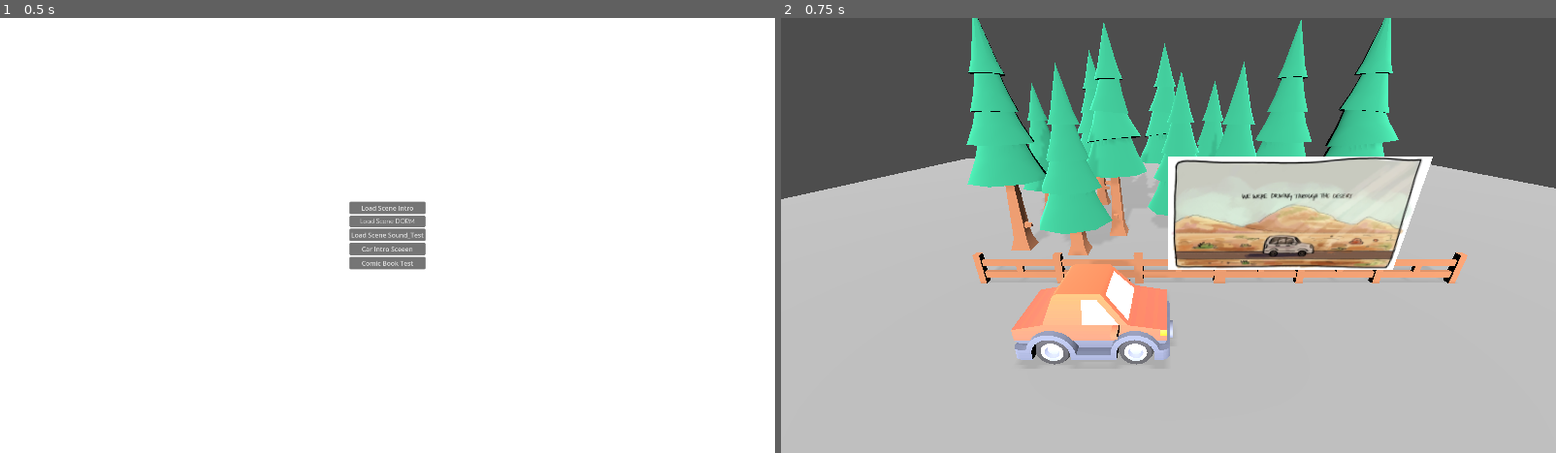
Above: before the commit, frames 1-2 (left to right).
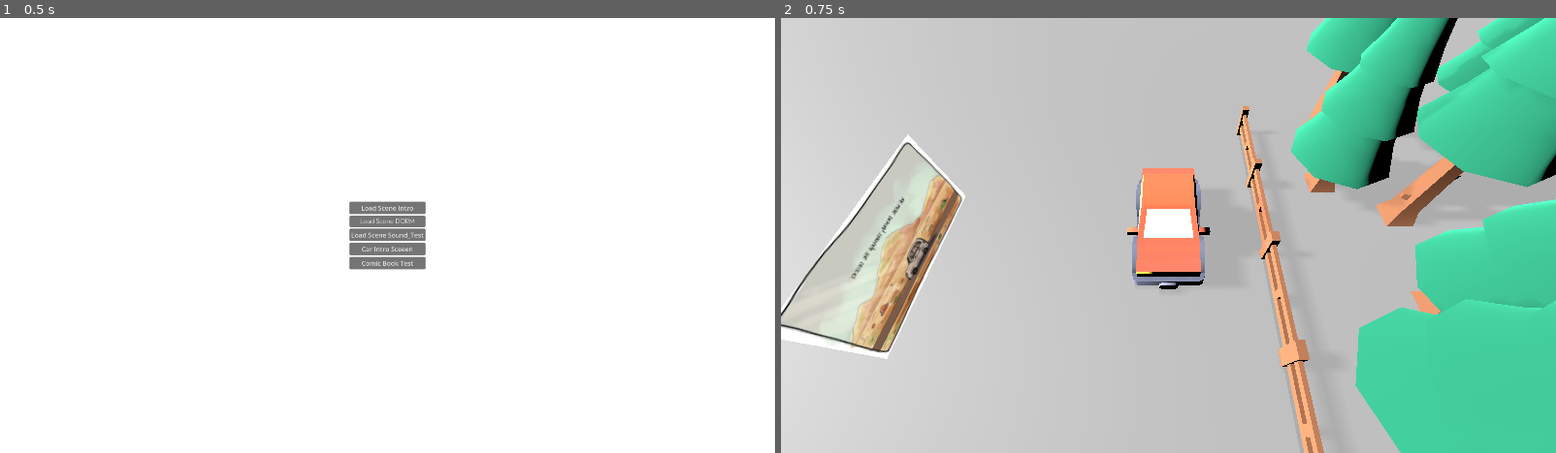
Above: after the commit, the same moments.

Repository: StudioBiwako/greenhill
Game: Godot game, scene res://levels/main_menu/game_opening.tscn
The game is run twice, just before and just after one commit, with the same random seed, the same clock (stepped at 60 frames per second) and the same inputs.
Inputs:
- Up to frame 1 (0.5 s): no input
- Up to frame 2 (0.75 s): click "Comic Book Test" at 0.5 s

Frame 1 is identical in both runs. In frame 2, 69% of the frame differs, in the area x 0-100%, y 0-100%.

Commit message:
fixed rendering but with Sprite3D component not rendering

Diff:
--- a/components/Cameras/centerCamera/CenterCamera.tscn
+++ b/components/Cameras/centerCamera/CenterCamera.tscn
@@ -15,6 +15,7 @@
 shader_parameter/light_direction = Vector3(-0.96, -0.18, 0.2)
 
 [sub_resource type="QuadMesh" id="QuadMesh_c8tqm"]
+lightmap_size_hint = Vector2i(12, 12)
 material = SubResource("ShaderMaterial_knxmn")
 flip_faces = true
 size = Vector2(2, 2)
--- a/components/ComicBookPanel/ComicBookPanel.tscn
+++ b/components/ComicBookPanel/ComicBookPanel.tscn
@@ -1,8 +1,11 @@
-[gd_scene load_steps=2 format=3 uid="uid://c6fv8ygr58viq"]
+[gd_scene load_steps=3 format=3 uid="uid://c6fv8ygr58viq"]
 
 [ext_resource type="Script" path="res://components/ComicBookPanel/ComicBookPanel.gd" id="1_l5kjx"]
+[ext_resource type="Texture2D" uid="uid://b1yb4yv4lfpfb" path="res://components/ComicBookPanel/alannaComicTest.png" id="2_nfhnj"]
 
 [node name="ComicBookPanel" type="Node3D"]
 script = ExtResource("1_l5kjx")
 
 [node name="Sprite3D" type="Sprite3D" parent="."]
+render_priority = 1
+texture = ExtResource("2_nfhnj")
--- a/levels/carShaderArtTest/CarShaderArtTest.tscn
+++ b/levels/carShaderArtTest/CarShaderArtTest.tscn
@@ -1,8 +1,10 @@
-[gd_scene load_steps=12 format=3 uid="uid://dht3itt6v8jic"]
+[gd_scene load_steps=14 format=3 uid="uid://dht3itt6v8jic"]
 
 [ext_resource type="PackedScene" uid="uid://cc5tcvmhfg74c" path="res://components/Models/TestPlane/plane.tscn" id="1_7i035"]
 [ext_resource type="PackedScene" uid="uid://bhq8bb1ua5bhd" path="res://components/Models/Sedan/sedan.tscn" id="2_1t4in"]
+[ext_resource type="PackedScene" uid="uid://c6fv8ygr58viq" path="res://components/ComicBookPanel/ComicBookPanel.tscn" id="3_pfuqw"]
 [ext_resource type="PackedScene" uid="uid://m8mqr5fyqgje" path="res://components/Cameras/centerCamera/CenterCamera.tscn" id="3_sg6c3"]
+[ext_resource type="Texture2D" uid="uid://b1yb4yv4lfpfb" path="res://components/ComicBookPanel/alannaComicTest.png" id="4_6aeq7"]
 [ext_resource type="PackedScene" uid="uid://cxacmgyxadq2k" path="res://components/Models/Trees/GLTF format/fence.glb" id="5_k4pm8"]
 [ext_resource type="PackedScene" uid="uid://bvtg2apc0jv8c" path="res://components/Models/Trees/GLTF format/tree.glb" id="6_tn2hy"]
 [ext_resource type="PackedScene" uid="uid://dskjo0p3unb6r" path="res://components/Models/Trees/GLTF format/lantern.glb" id="7_1nb3e"]
@@ -29,6 +31,10 @@
 size = Vector2i(640, 360)
 render_target_update_mode = 4
 
+[node name="ComicBookPanel" parent="SubViewportContainer/SubViewport" instance=ExtResource("3_pfuqw")]
+transform = Transform3D(0.3, 0, 0, 0, 0.3, 0, 0, 0, 0.3, 0.764768, 1.41559, -1.41773)
+comicTexture = ExtResource("4_6aeq7")
+
 [node name="DirectionalLight3D" type="DirectionalLight3D" parent="SubViewportContainer/SubViewport"]
 transform = Transform3D(1, 0, 0, 0, 0.643723, 0.765259, 0, -0.765259, 0.643723, 0, 17.4458, 19.0313)
 light_energy = 2.0
@@ -41,70 +47,72 @@
 transform = Transform3D(-3.27835e-08, 2.6159e-16, 0.75, 2.6159e-16, 0.75, -2.6159e-16, -0.75, 2.6159e-16, -3.27835e-08, 2.08165e-12, 2.08165e-12, -0.277402)
 visible = false
 
-[node name="CenterCamera3D" parent="SubViewportContainer/SubViewport" node_paths=PackedStringArray("centerObject") instance=ExtResource("3_sg6c3")]
-transform = Transform3D(1, 0, 0, 0, 1, 0, 0, 0, 1, -3.53852, 0.0146324, 2.58451)
-centerObject = NodePath("../../../suv")
+[node name="Node" type="Node" parent="SubViewportContainer/SubViewport"]
 
-[node name="fence2" parent="." instance=ExtResource("5_k4pm8")]
+[node name="fence2" parent="SubViewportContainer/SubViewport/Node" instance=ExtResource("5_k4pm8")]
 transform = Transform3D(-8.74228e-08, 6.97574e-16, 2, 6.97574e-16, 2, -6.97574e-16, -2, 6.97574e-16, -8.74228e-08, -1.30296, 0.0146324, -2.69429)
 
-[node name="fence2" parent="fence2" instance=ExtResource("5_k4pm8")]
+[node name="fence2" parent="SubViewportContainer/SubViewport/Node/fence2" instance=ExtResource("5_k4pm8")]
 transform = Transform3D(1, -3.48787e-16, 0, 3.48787e-16, 1, -3.48787e-16, 0, 3.48787e-16, 1, 0, 0, 0.934975)
 
-[node name="fence2" parent="fence2/fence2" instance=ExtResource("5_k4pm8")]
+[node name="fence2" parent="SubViewportContainer/SubViewport/Node/fence2/fence2" instance=ExtResource("5_k4pm8")]
 transform = Transform3D(1, -3.48787e-16, 0, 3.48787e-16, 1, -3.48787e-16, 0, 3.48787e-16, 1, 0, 0, 0.934975)
 
-[node name="fence3" parent="." instance=ExtResource("5_k4pm8")]
+[node name="fence3" parent="SubViewportContainer/SubViewport/Node" instance=ExtResource("5_k4pm8")]
 transform = Transform3D(-8.74228e-08, 6.97574e-16, 2, 6.97574e-16, 2, -6.97574e-16, -2, 6.97574e-16, -8.74228e-08, -1.30296, 0.0146324, 0.2026)
 visible = false
 
-[node name="fence2" parent="fence3" instance=ExtResource("5_k4pm8")]
+[node name="fence2" parent="SubViewportContainer/SubViewport/Node/fence3" instance=ExtResource("5_k4pm8")]
 transform = Transform3D(1, -3.48787e-16, 0, 3.48787e-16, 1, -3.48787e-16, 0, 3.48787e-16, 1, 0, 0, 0.934975)
 
-[node name="fence2" parent="fence3/fence2" instance=ExtResource("5_k4pm8")]
+[node name="fence2" parent="SubViewportContainer/SubViewport/Node/fence3/fence2" instance=ExtResource("5_k4pm8")]
 transform = Transform3D(1, -3.48787e-16, 0, 3.48787e-16, 1, -3.48787e-16, 0, 3.48787e-16, 1, 0, 0, 0.934975)
 
-[node name="tree2" parent="." instance=ExtResource("6_tn2hy")]
+[node name="tree2" parent="SubViewportContainer/SubViewport/Node" instance=ExtResource("6_tn2hy")]
 transform = Transform3D(1, 0, 0, 0, 1, 0, 0, 0, 1, -1.35699, 0.0146324, -2.43059)
 
-[node name="tree3" parent="." instance=ExtResource("6_tn2hy")]
+[node name="tree3" parent="SubViewportContainer/SubViewport/Node" instance=ExtResource("6_tn2hy")]
 transform = Transform3D(1, 0, 0, 0, 1, 0, 0, 0, 1, 0.265294, 0.0146324, -2.74395)
 
-[node name="tree4" parent="." instance=ExtResource("6_tn2hy")]
+[node name="tree4" parent="SubViewportContainer/SubViewport/Node" instance=ExtResource("6_tn2hy")]
 transform = Transform3D(1, 0, 0, 0, 1, 0, 0, 0, 1, 1.65662, 0.0146324, -2.87604)
 
-[node name="tree5" parent="." instance=ExtResource("6_tn2hy")]
+[node name="tree5" parent="SubViewportContainer/SubViewport/Node" instance=ExtResource("6_tn2hy")]
 transform = Transform3D(1, 0, 0, 0, 1, 0, 0, 0, 1, 2.82609, 0.0146324, -2.76996)
 
-[node name="lantern2" parent="." instance=ExtResource("7_1nb3e")]
+[node name="lantern2" parent="SubViewportContainer/SubViewport/Node" instance=ExtResource("7_1nb3e")]
 transform = Transform3D(1, 0, 0, 0, 1, 0, 0, 0, 1, -2.11947, 0.0538024, -2.01829)
 
-[node name="lantern3" parent="." instance=ExtResource("7_1nb3e")]
+[node name="lantern3" parent="SubViewportContainer/SubViewport/Node" instance=ExtResource("7_1nb3e")]
 transform = Transform3D(1, 0, 0, 0, 1, 0, 0, 0, 1, -0.387175, 0.0146324, -2.02779)
 
-[node name="lantern4" parent="." instance=ExtResource("7_1nb3e")]
+[node name="lantern4" parent="SubViewportContainer/SubViewport/Node" instance=ExtResource("7_1nb3e")]
 transform = Transform3D(1, 0, 0, 0, 1, 0, 0, 0, 1, 1.49666, 0.0146324, -2.01701)
 
-[node name="treeHigh2" parent="." instance=ExtResource("8_chcwm")]
+[node name="treeHigh2" parent="SubViewportContainer/SubViewport/Node" instance=ExtResource("8_chcwm")]
 transform = Transform3D(1, 0, 0, 0, 1, 0, 0, 0, 1, 0.611794, 0.0146326, -3.75033)
 
-[node name="treeCrooked2" parent="." instance=ExtResource("9_g54ct")]
+[node name="treeCrooked2" parent="SubViewportContainer/SubViewport/Node" instance=ExtResource("9_g54ct")]
 transform = Transform3D(1, 0, 0, 0, 1, 0, 0, 0, 1, -0.784674, 0.0146326, -3.34769)
 
-[node name="treeHighCrooked2" parent="." instance=ExtResource("10_f5r14")]
+[node name="treeHighCrooked2" parent="SubViewportContainer/SubViewport/Node" instance=ExtResource("10_f5r14")]
 transform = Transform3D(1, 0, 0, 0, 1, 0, 0, 0, 1, 2.13763, 0.0146326, -3.72584)
 
-[node name="tree6" parent="." instance=ExtResource("6_tn2hy")]
+[node name="tree6" parent="SubViewportContainer/SubViewport/Node" instance=ExtResource("6_tn2hy")]
 transform = Transform3D(1, 0, 0, 0, 1, 0, 0, 0, 1, 1.13197, 0.0146326, -5.00986)
 
-[node name="treeCrooked3" parent="." instance=ExtResource("9_g54ct")]
+[node name="treeCrooked3" parent="SubViewportContainer/SubViewport/Node" instance=ExtResource("9_g54ct")]
 transform = Transform3D(1, 0, 0, 0, 1, 0, 0, 0, 1, -0.739343, 0.0146326, -4.57187)
 
-[node name="suv" parent="." instance=ExtResource("11_6cyyt")]
+[node name="suv" parent="SubViewportContainer/SubViewport/Node" instance=ExtResource("11_6cyyt")]
 transform = Transform3D(-3.0598e-08, 2.44151e-16, 0.7, 2.44151e-16, 0.7, -2.44151e-16, -0.7, 2.44151e-16, -3.0598e-08, 0.547646, 0.0146324, -0.315596)
 
-[node name="fenceBroken2" parent="." instance=ExtResource("12_nyguq")]
+[node name="fenceBroken2" parent="SubViewportContainer/SubViewport/Node" instance=ExtResource("12_nyguq")]
 transform = Transform3D(-8.74228e-08, 6.97574e-16, 2, 6.97574e-16, 2, -6.97574e-16, -2, 6.97574e-16, -8.74228e-08, 4.27406, 2.08165e-12, -2.70884)
 
-[node name="fenceBroken3" parent="." instance=ExtResource("12_nyguq")]
+[node name="fenceBroken3" parent="SubViewportContainer/SubViewport/Node" instance=ExtResource("12_nyguq")]
 transform = Transform3D(-8.74228e-08, 6.97574e-16, 2, 6.97574e-16, 2, -6.97574e-16, -2, 6.97574e-16, -8.74228e-08, -3.17852, 2.08165e-12, -2.70884)
+
+[node name="CenterCamera3D" parent="SubViewportContainer/SubViewport" node_paths=PackedStringArray("centerObject") instance=ExtResource("3_sg6c3")]
+transform = Transform3D(1, 0, 0, 0, 1, 0, 0, 0, 1, -3.53852, 0.0146324, 2.58451)
+centerObject = NodePath("../Node/suv")
--- a/levels/carShaderArtTest/PixelizationShader.gdshader
+++ b/levels/carShaderArtTest/PixelizationShader.gdshader
@@ -87,4 +87,7 @@
 	vec3 edge_mix = mix(normal_col, depth_col, depth_edge);
 
 	ALBEDO = mix(original, edge_mix, (depth_edge > 0.0 ? depth_edge : normal_edge));
+	//ALPHA = 0.0;
+
+
 }
--- a/levels/shader_test/shader_test.tscn
+++ b/levels/shader_test/shader_test.tscn
@@ -1,5 +1,6 @@
-[gd_scene load_steps=9 format=3 uid="uid://qjn2cr1yidlc"]
+[gd_scene load_steps=10 format=3 uid="uid://qjn2cr1yidlc"]
 
+[ext_resource type="PackedScene" uid="uid://m8mqr5fyqgje" path="res://components/Cameras/centerCamera/CenterCamera.tscn" id="1_bylue"]
 [ext_resource type="PackedScene" uid="uid://c6fv8ygr58viq" path="res://components/ComicBookPanel/ComicBookPanel.tscn" id="1_ddhf5"]
 [ext_resource type="Texture2D" uid="uid://nb6iw2mwovor" path="res://components/ComicBookPanel/test.png" id="2_sqnfo"]
 [ext_resource type="PackedScene" uid="uid://p056dls5unbv" path="res://components/Models/Cars/GLB format/sedan.glb" id="3_ia2uu"]
@@ -19,8 +20,8 @@
 shadow_enabled = true
 shadow_opacity = 0.2
 
-[node name="Camera3D" type="Camera3D" parent="."]
-transform = Transform3D(1, 0, 0, 0, 0.91952, 0.393043, 0, -0.393043, 0.91952, -0.511528, 1.88124, 3.42434)
+[node name="CenterCamera3D" parent="." node_paths=PackedStringArray("centerObject") instance=ExtResource("1_bylue")]
+centerObject = NodePath("../sedan")
 
 [node name="ComicBookPanel" parent="." instance=ExtResource("1_ddhf5")]
 transform = Transform3D(0.1, 0, 0, 0, 0.1, 0, 0, 0, 0.1, -0.104571, 1.55977, 2.52406)
